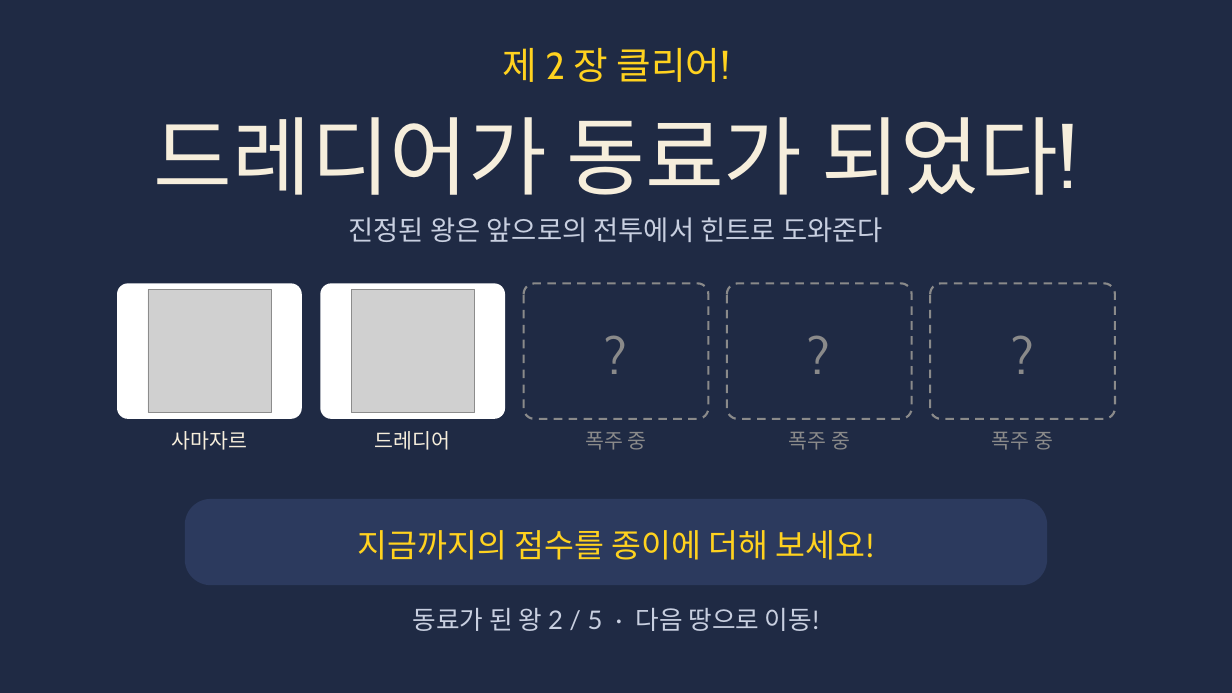
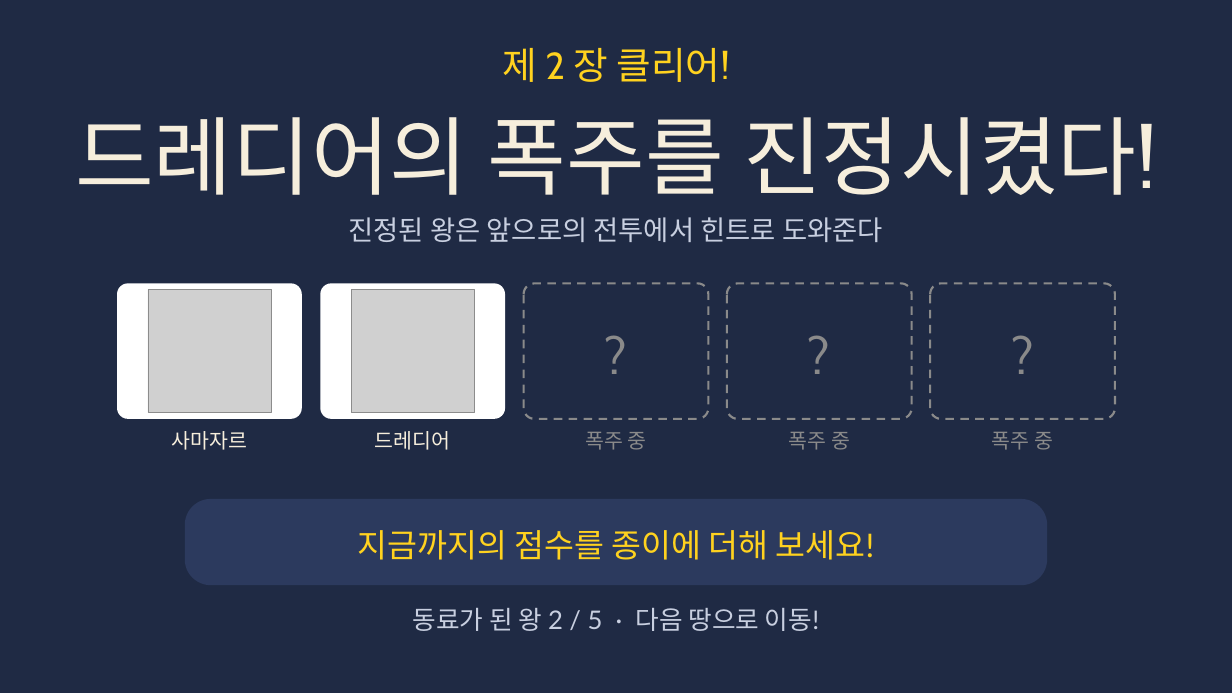
Before and after one commit to choivoo/-, a slide deck: slide 73 of 레전드_아르세우스_히스이_대모험_주거와_도시_경제성장에_따른_생활변화(최선유_최종본).pptx (slide 51 before the commit). Drawn at 1232x693 pixels with LibreOffice and Linux fonts; fonts in the diff are those of the drawing; grey boxes stand for pictures. Boxes give left, top, right and bottom in pixels: in the first picture for what was removed or moved away, otherwise in the second. Text is boxed around its words. In the diff, an @@ line names an element or a change of style, - is before the commit and + after.

```diff
--- a/레전드_아르세우스_히스이_대모험_주거와_도시_경제성장에_따른_생활변화(최선유_최종본).pptx
+++ b/레전드_아르세우스_히스이_대모험_주거와_도시_경제성장에_따른_생활변화(최선유_최종본).pptx
@@ text at [75,117,1157,195]: text changed @@
-드레디어가 동료가 되었다!
+드레디어의 폭주를 진정시켰다!
```
Also in this commit, not shown: 7 other slides changed, 121 slides added.
